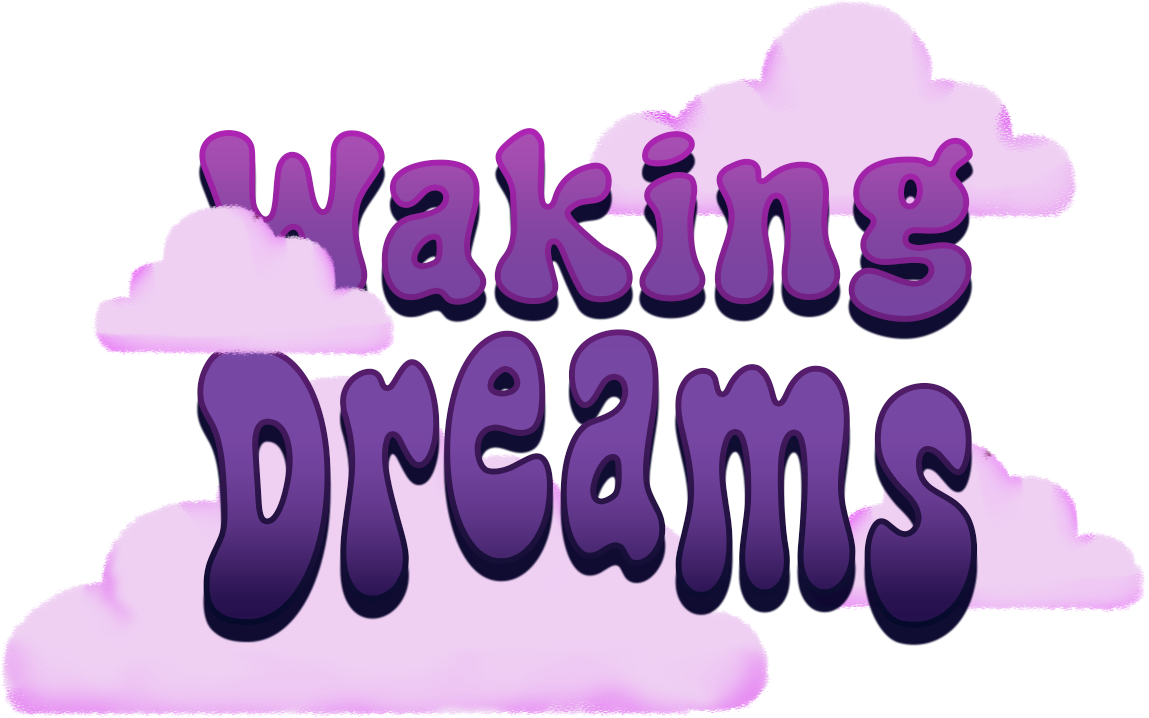
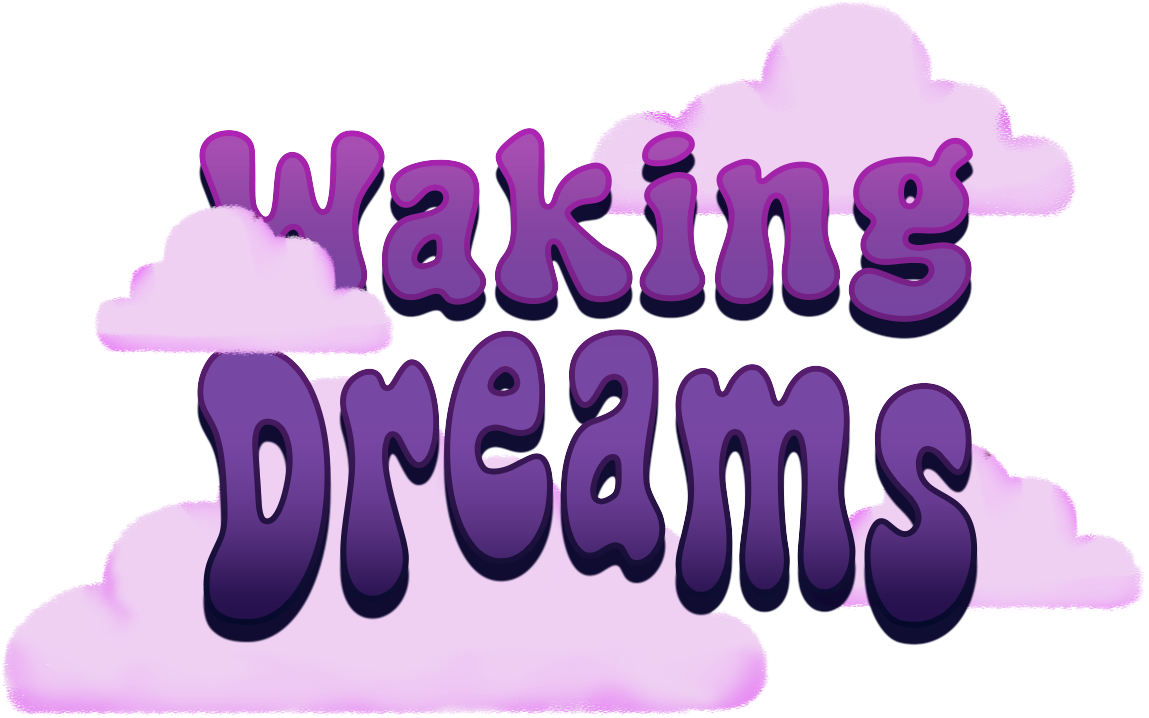
Layers edited between the first and the second 1149 x 718 image:
hid "Background" over left=0, top=0, right=1146, bottom=718